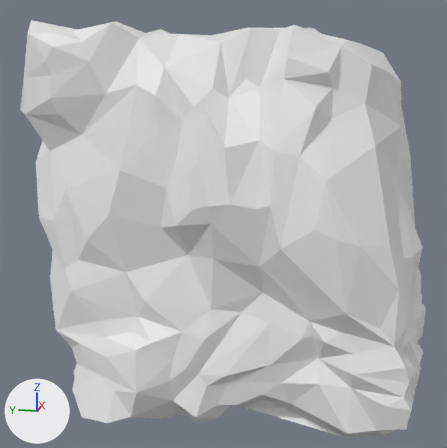
The FBX model ana/MKCave_RockWall/MKCave_MRockWall.fbx: old version first, new version second.
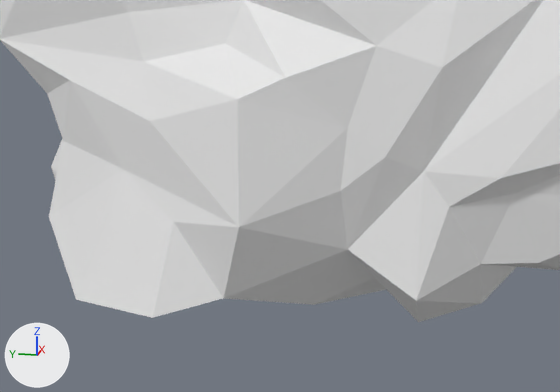
Each version appears first whole from a 50 mm camera at (-6.71, -1.28, 3.4) aimed at (-0.14, 0.03, 1.75), and next in a close-up on the part from 13% to 55% of the width and 71% to 100% of the height. Lighting does not change. The marker at lower left points along +X, +Y and +Z.

In view in the first close-up: 'MKCave_MRockWall'.
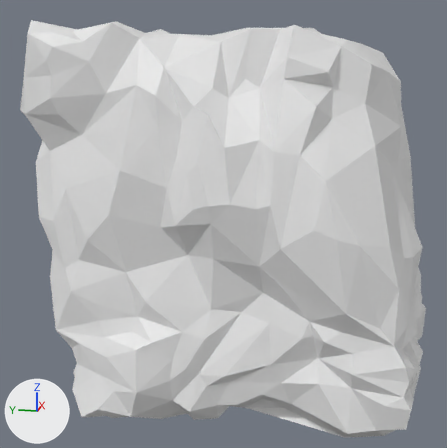
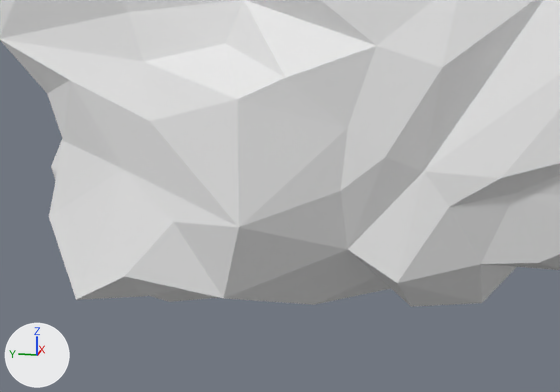
The newer file is also turned or shifted as a whole; pictures and numbers use the older file's frame.

The edits, one by one:
me_cube_002 has 763 vertices, 1452 faces and spans x -2.08..1.99, y -2.39..1.89, z -0.11..3.86.
me_cube_002 is used by ob_mkcave_mrockwall; location (0.0, 0.0, 0.0).
Part 1, on me_cube_002:
Vertex 8 of me_cube_002 moves from (-1.95, -0.08, 0.44) at pixel (416, 300) to (-1.92, -0.02, 0.47) at pixel (397, 283).
Vertex 586 of me_cube_002 moves from (-1.76, -0.04, 0.25) at pixel (418, 322) to (-1.79, -0.02, 0.32) at pixel (411, 306).
Vertex 590 of me_cube_002 moves from (-1.51, -0.18, 0.2) to (-1.54, -0.16, 0.26).
Part 2, on me_cube_002:
Vertex 5 of me_cube_002 moves from (-2.08, 0.69, 0.37) at pixel (152, 317) to (-1.99, 0.82, 0.44) at pixel (124, 276).
Vertex 540 of me_cube_002 moves from (-1.9, 0.72, 0.27) at pixel (169, 313) to (-1.89, 0.8, 0.31) at pixel (143, 296).

Location of each change, (x1, y1, x2, y2) in pixels of the close-ups (560 x 392 px; the box of a moved part takes in the faces that stretch with it):
'MKCave_MRockWall', reshaped
    before: (0, 0, 560, 322)
    after: (0, 0, 560, 307)
part 1 of me_cube_002, moved or reshaped
    before: (348, 172, 482, 322)
    after: (348, 172, 482, 307)
part 2 of me_cube_002, moved or reshaped
    before: (76, 169, 223, 318)
    after: (76, 169, 223, 300)
